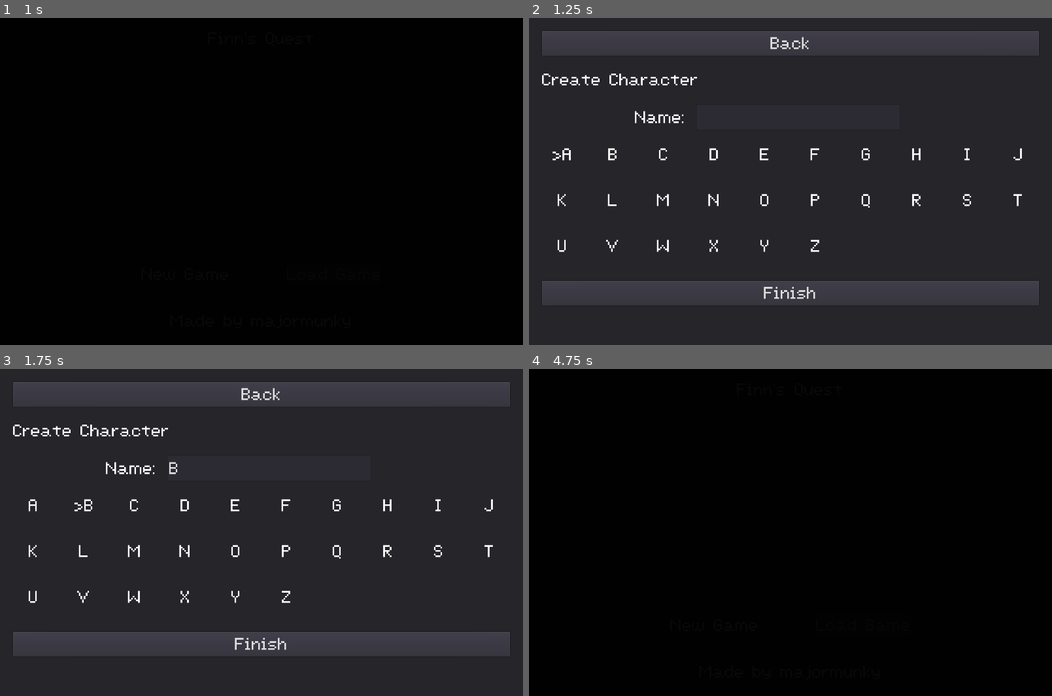
Above: before the commit, frames 1-4 (two rows, left to right).
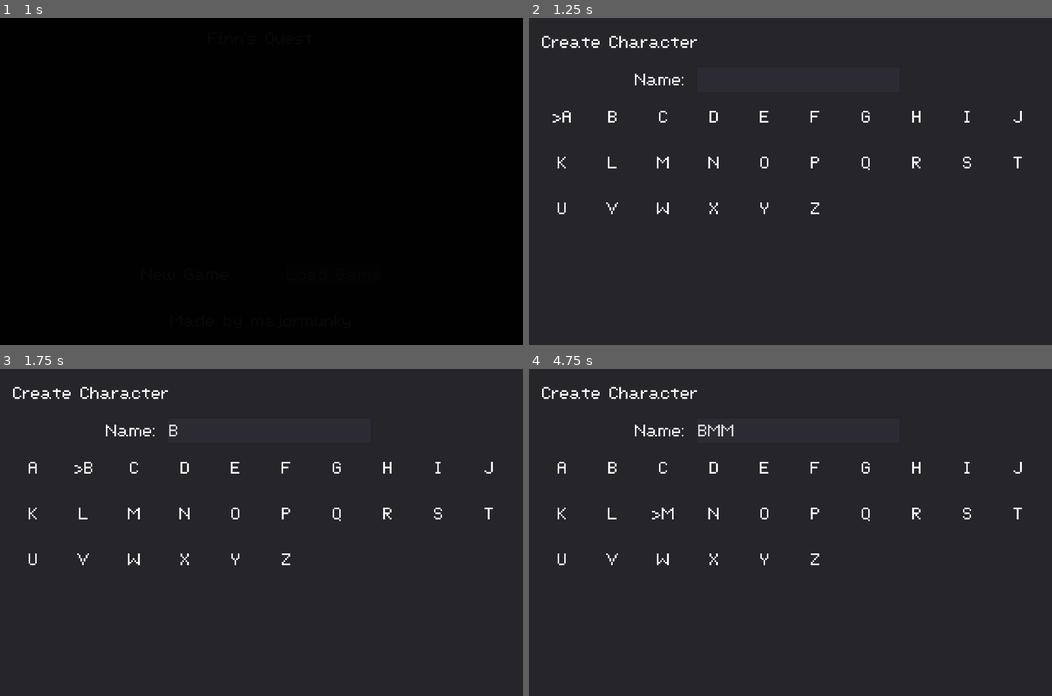
Above: after the commit, the same moments.

Repository: majormunky/MiniRPG
Game: Godot game, scene res://scenes/MainMenu.tscn
Same seed, same stepped clock (60 frames per second), same inputs: the game is played once before the commit and once after it.
Inputs (mouse positions are in pixels of both pictures, inside the frame that each line leads up to):
- Up to frame 1 (1 s): tap Enter (ui_accept) at 0.5, 0.77 s; hold Right (ui_right) from 0.53 s (still down); hold F (inspect) from 0.53 s (still down)
- Up to frame 2 (1.25 s): keep holding Right (ui_right); keep holding F (inspect)
- Up to frame 3 (1.75 s): release Right (ui_right) at 1.28 s; release F (inspect) at 1.28 s; hold Down (ui_down) from 1.28 s (still down); tap F (inspect) at 1.35 s; tap Enter (ui_accept) at 1.52 s
- Up to frame 4 (4.75 s): release Down (ui_down) at 2 s; click (790, 643) at 2 s, where only the run before the commit has a clickable "Finish"; click (790, 395) at 2.75 s, where only the run before the commit has a clickable "Back"; hold Right (ui_right) 3.53-4.28 s; hold F (inspect) 3.53-4.28 s; tap Enter (ui_accept) at 4.25, 4.52 s; hold Up (ui_up) from 4.28 s (still down); tap F (inspect) at 4.35 s

Frame 1 is identical in both runs. In frame 2, 11% of the frame differs, in the area x 2-98%, y 4-88%; in frame 3, 11%; in frame 4, 100%, in the area x 0-100%, y 0-100%.

Commit message:
Fixed bug on the create character page where the last row of letters that didn't fill out the row would cause problems when selecting it.  Currently only moving right is fixed

Diff:
--- a/scenes/CreatePlayer.tscn
+++ b/scenes/CreatePlayer.tscn
@@ -39,15 +39,15 @@
 custom_constants/separation = 32
 
 [node name="BackButton" type="Button" parent="MarginContainer/VBoxContainer"]
+visible = false
 margin_right = 1216.0
 margin_bottom = 60.0
 theme = ExtResource( 1 )
 text = "Back"
 
 [node name="PageTitle" type="RichTextLabel" parent="MarginContainer/VBoxContainer"]
-margin_top = 92.0
 margin_right = 1216.0
-margin_bottom = 147.0
+margin_bottom = 55.0
 grow_horizontal = 2
 theme = ExtResource( 1 )
 text = "Create Character"
@@ -55,9 +55,9 @@
 scroll_active = false
 
 [node name="NameInput" type="HBoxContainer" parent="MarginContainer/VBoxContainer"]
-margin_top = 179.0
+margin_top = 87.0
 margin_right = 1216.0
-margin_bottom = 243.0
+margin_bottom = 151.0
 custom_constants/separation = 27
 
 [node name="Label" type="Label" parent="MarginContainer/VBoxContainer/NameInput"]
@@ -82,9 +82,9 @@
 
 [node name="InputLetters" type="GridContainer" parent="MarginContainer/VBoxContainer"]
 margin_left = 558.0
-margin_top = 275.0
+margin_top = 183.0
 margin_right = 658.0
-margin_bottom = 557.0
+margin_bottom = 649.0
 rect_min_size = Vector2( 100, 0 )
 size_flags_horizontal = 4
 size_flags_vertical = 3
@@ -122,6 +122,7 @@
 auto_height = true
 
 [node name="FinishButton" type="Button" parent="MarginContainer/VBoxContainer"]
+visible = false
 margin_top = 589.0
 margin_right = 1216.0
 margin_bottom = 649.0
--- a/scenes/InputLetters.gd
+++ b/scenes/InputLetters.gd
@@ -58,7 +58,8 @@
 func draw_selected():
 	var child_index = selected.y * get_columns() + selected.x
 	var selected_node = get_child(child_index)
-	selected_node.set_bbcode("[center]>" + selected_node.name + "[/center]")
+	if selected_node:
+		selected_node.set_bbcode("[center]>" + selected_node.name + "[/center]")
 
 
 func get_selected():
@@ -67,10 +68,25 @@
 	return selected_node
 
 
+func is_valid_node(node):
+	var child_index = node.y * get_columns() + node.x
+	var selected_node = get_child(child_index)
+	if selected_node:
+		print(selected_node.name)
+		return true
+	return false
+
+
 func _unhandled_input(event):
 	if event.is_action_released("ui_right"):
 		reset_node()
-		selected.x += 1
+
+		var test_node = Vector2(selected.x + 1, selected.y)
+		if is_valid_node(test_node):
+			selected.x += 1
+		else:
+			# wrap around
+			selected.x = 0
 	elif event.is_action_released("ui_left"):
 		reset_node()
 		selected.x -= 1
